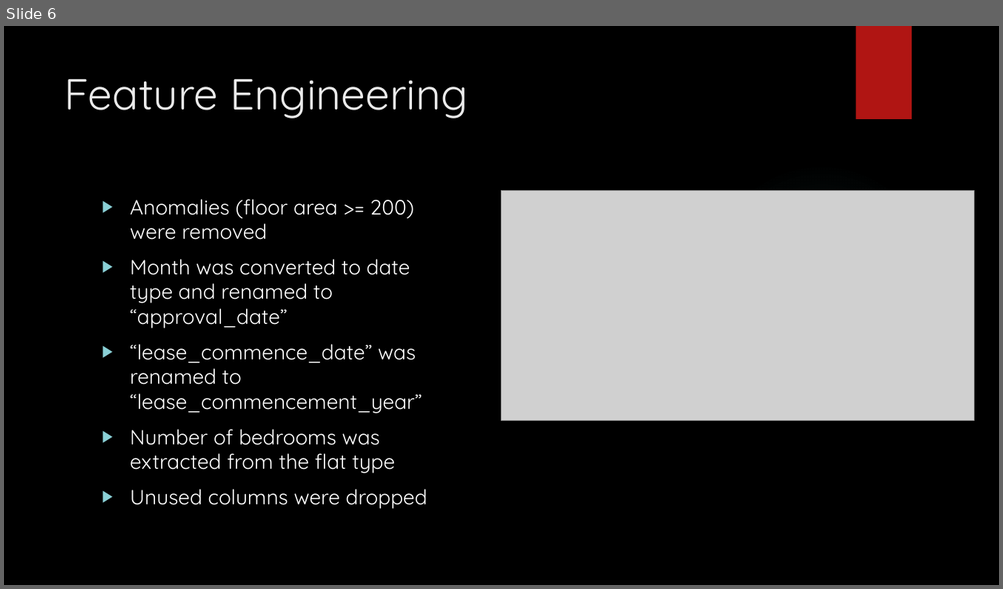
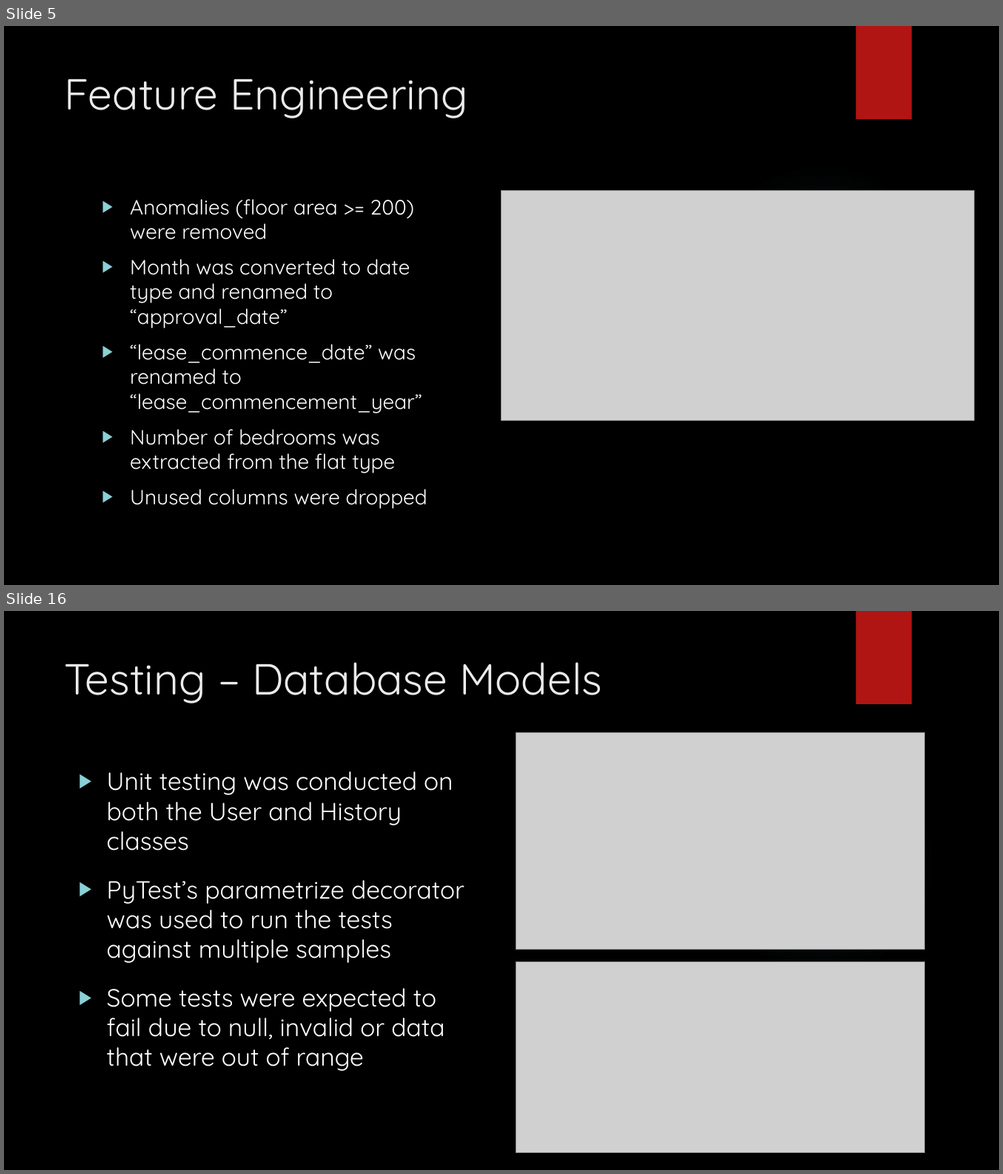
Before and after one commit to ethanolx/SG-Resale-Housing-py, a slide deck: doc/slides.pptx. Shown one above the other, each under a label of ours: slide 6 before the commit, slides 5 and 16 after it; the slides between them are not shown. The pictures are 1003x589 and 1003x1174 pixels, drawn with LibreOffice and Linux fonts; fonts in the diff are those of the drawing; grey boxes stand for pictures; background and template pictures are left out. Boxes give left, top, right and bottom in pixels: in the first picture for what was removed or moved away, otherwise in the second. Text is boxed around its words. In the diff, an @@ line names an element or a change of style, - is before the commit and + after.

```diff
--- a/doc/slides.pptx
+++ b/doc/slides.pptx
@@ slide 16 added at box(4, 611, 999, 1170), background picture (left out); not listed: 2 template elements that a slide beside it also shows @@
@@ title added at box(64, 662, 602, 703), 42 pt, text #EBEBEB @@
+Testing – Database Models
@@ picture added at box(516, 732, 924, 950) @@
@@ text added at box(107, 772, 464, 1071), 24 pt, text #FFFFFF @@
+▶ Unit testing was conducted on both the User and History classes
+▶ PyTest’s parametrize decorator was used to run the tests against multiple samples
+▶ Some tests were expected to fail due to null, invalid or data that were out of range
@@ picture added at box(516, 962, 924, 1153) @@
@@ what was slide 6 is now slide 5 @@
```
Also in this commit, not shown: 3 slides changed, 12 other slides added, 15 slides removed, 1 other file.
